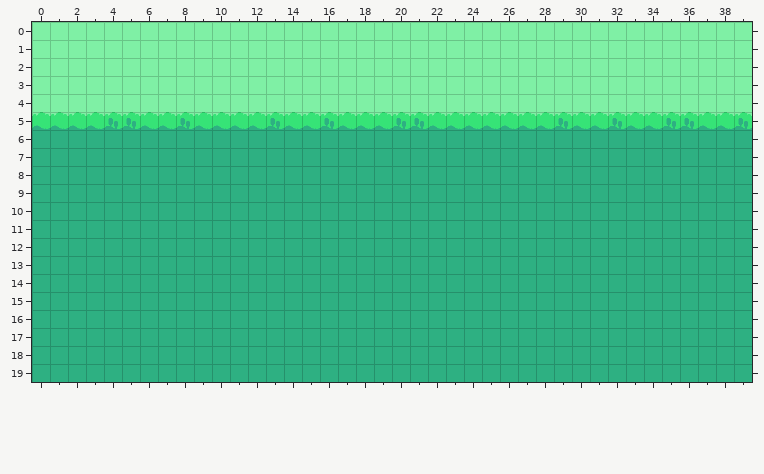
Two states of a Tiled map (JSON), public/assets/Tiled/background_1.json. Above, as it was before the edit.
Cells are 24x24 px. Shown: x 0..39, y 0..19.
After the commit:
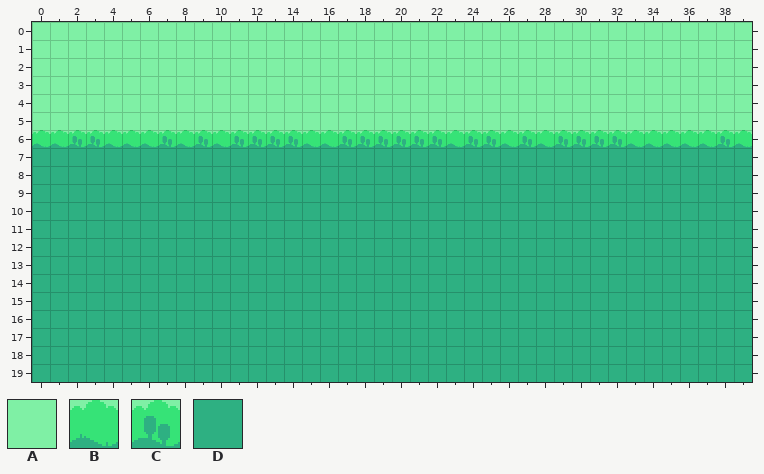
Key: from "background_1": A 6, B 14, C 15, D 22.
_ is an empty cell.
Tiles replaced or removed in this view: B, C, D.
The edit:
Changed rows in their new state; . is an unchanged cell.
Layer "layer1":
first column x 0:
 5 AAAAAAAAAAAAAAAAAAAAAAAAAAAAAAAAAAAAAAAA
 6 BBCCBBBCBCBCCCCBBCCCCCCBCCBCBCCCCBBBBBCB
Changed places in both pictures, as pixel boxes (x1, y1, x2, y2):
changed: (32, 112, 752, 147)
